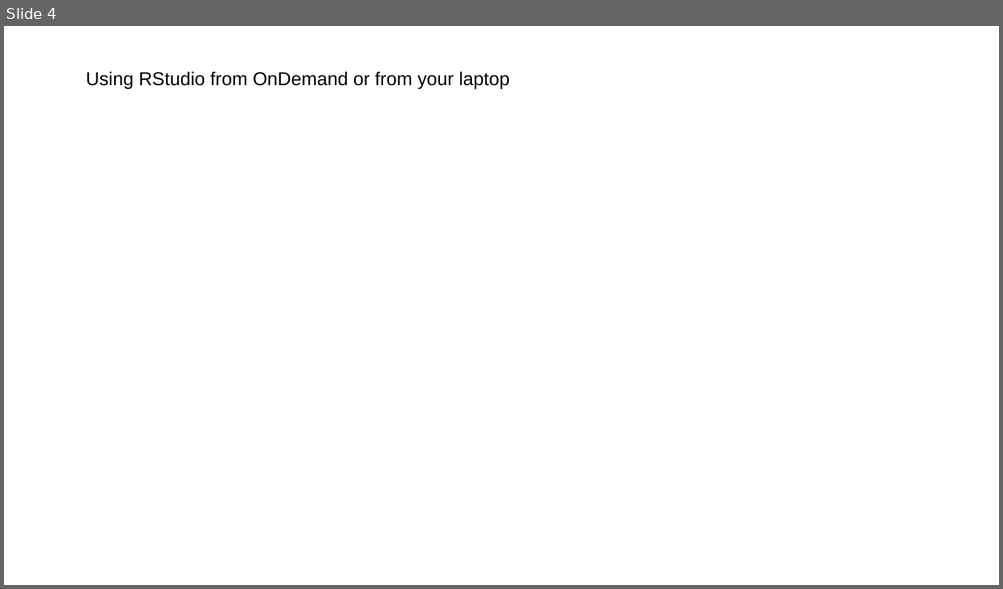
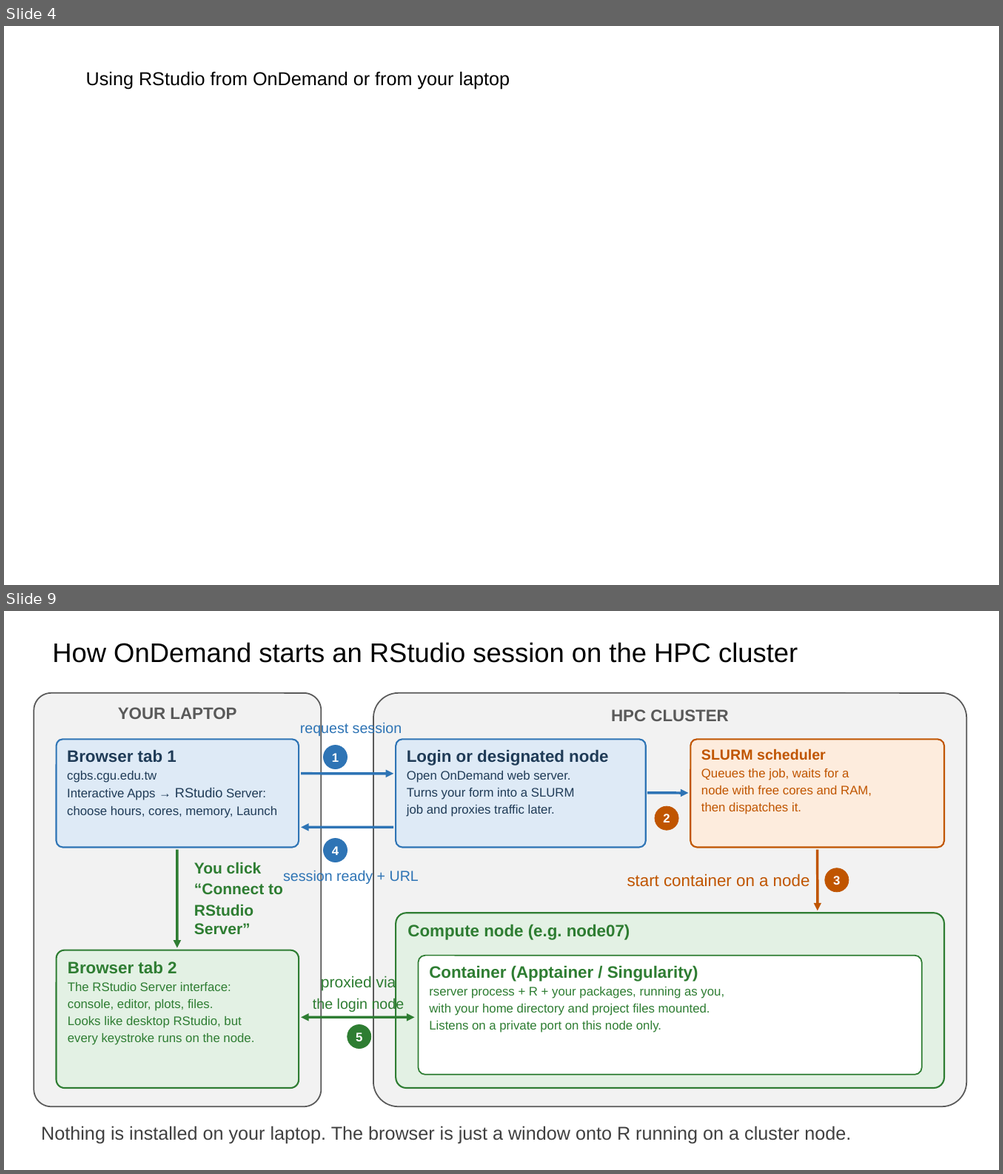
Before and after one commit to steverozen/workshops2026aug, a slide deck: slides/monday_morning/Steve_Rozen_bioinformatics-on-ramp_2026_08_03.pptx. Shown one above the other, each under a label of ours: slide 4 before the commit, slides 4 and 9 after it; the slides between them are not shown. The pictures are 1003x589 and 1003x1174 pixels, drawn with LibreOffice and Linux fonts; fonts in the diff are those of the drawing; background and template pictures are left out. Boxes give left, top, right and bottom in pixels: in the first picture for what was removed or moved away, otherwise in the second. Text is boxed around its words. In the diff, an @@ line names an element or a change of style, - is before the commit and + after.

```diff
--- a/slides/monday_morning/Steve_Rozen_bioinformatics-on-ramp_2026_08_03.pptx
+++ b/slides/monday_morning/Steve_Rozen_bioinformatics-on-ramp_2026_08_03.pptx
@@ slide 9 added at (4,611,999,1170), background #FFFFFF @@
@@ text added at (52,642,797,663), 26 pt, text #000000 @@
+How OnDemand starts an RStudio session on the HPC cluster
@@ rounded rectangle added at (34,693,321,1107), fill #F2F2F2, outline #595959 1.25 pt, 16 pt, text #595959, bold @@
+YOUR LAPTOP
@@ rounded rectangle added at (373,693,967,1107), fill #F2F2F2, outline #595959 1.25 pt, 16 pt, text #595959, bold @@
+HPC CLUSTER
@@ rounded rectangle added at (57,739,299,848), fill #DEEAF6, outline #2E74B5 1.5 pt, 12 pt, text #1F3B57 @@
+Browser tab 1
+cgbs.cgu.edu.tw
+Interactive Apps → RStudio Server:
+choose hours, cores, memory, Launch
@@ text added at (300,722,402,737), 14 pt, text #2E74B5 @@
+request session
@@ rounded rectangle added at (395,739,646,848), fill #DEEAF6, outline #2E74B5 1.5 pt, 12 pt, text #1F3B57 @@
+Login or designated node
+Open OnDemand web server.
+Turns your form into a SLURM
+job and proxies traffic later.
@@ rounded rectangle added at (691,739,944,848), fill #FDECDD, outline #C05500 1.5 pt, 12 pt, text #C05500 @@
+SLURM scheduler
+Queues the job, waits for a
+node with free cores and RAM,
+then dispatches it.
@@ ellipse added at (324,745,347,769), fill #2E74B5, outline #2E74B5 0.5 pt, 12 pt, text #FFFFFF, bold @@
+1
@@ arrow added from (301, 774) to (393, 774), #2E74B5 2.5 pt @@
@@ arrow added from (647, 793) to (688, 793), #2E74B5 2.5 pt @@
@@ ellipse added at (654,806,678,830), fill #C05500, outline #C05500 0.5 pt, 12 pt, text #FFFFFF, bold @@
+2
@@ arrow added from (393, 827) to (301, 827), #2E74B5 2.5 pt @@
@@ arrow added from (177, 850) to (177, 948), #2E7D32 2.5 pt @@
@@ ellipse added at (324,839,347,863), fill #2E74B5, outline #2E74B5 0.5 pt, 12 pt, text #FFFFFF, bold @@
+4
@@ arrow added from (817, 850) to (817, 911), #C05500 2.5 pt @@
@@ text added at (194,862,283,934), 15 pt, text #2E7D32, bold @@
+You click
+“Connect to
+RStudio Server”
@@ text added at (283,869,418,884), 14 pt, text #2E74B5 @@
+session ready + URL
@@ text added at (627,874,810,887), 16 pt, text #C05500 @@
+start container on a node
@@ ellipse added at (825,869,848,892), fill #C05500, outline #C05500 0.5 pt, 12 pt, text #FFFFFF, bold @@
+3
@@ rounded rectangle added at (395,913,944,1088), fill #E3F1E4, outline #2E7D32 1.5 pt, 16 pt, text #2E7D32, bold @@
+Compute node (e.g. node07)
@@ rounded rectangle added at (57,951,299,1088), fill #E3F1E4, outline #2E7D32 1.5 pt, 12 pt, text #2E7D32 @@
+Browser tab 2
+The RStudio Server interface:
+console, editor, plots, files.
+Looks like desktop RStudio, but
+every keystroke runs on the node.
@@ rounded rectangle added at (418,956,922,1075), fill #FFFFFF, outline #2E7D32 1.25 pt, 12 pt, text #2E7D32 @@
+Container (Apptainer / Singularity)
+rserver process + R + your packages, running as you,
+with your home directory and project files mounted.
+Listens on a private port on this node only.
@@ text added at (321,975,396,991), 15 pt, text #2E7D32 @@
+proxied via
@@ text added at (313,998,404,1013), 14 pt, text #2E7D32 @@
+the login node
@@ double arrow added from (301, 1017) to (415, 1017), #2E7D32 2.5 pt @@
@@ ellipse added at (347,1025,371,1049), fill #2E7D32, outline #2E7D32 0.5 pt, 12 pt, text #FFFFFF, bold @@
+5
@@ text added at (41,1126,851,1145), 18 pt, text #404040 @@
+Nothing is installed on your laptop. The browser is just a window onto R running on a cluster node.
```
Also in this commit, not shown: 5 slides changed, 19 other slides added, 3 slides removed, 1 other file.
